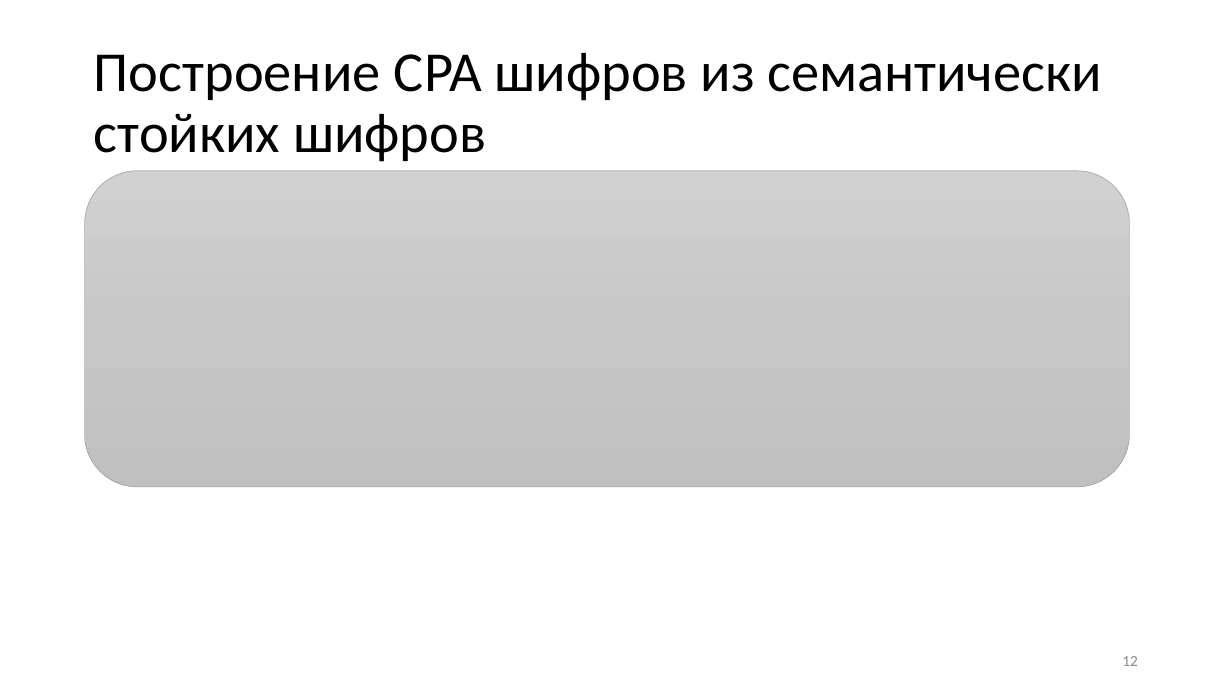
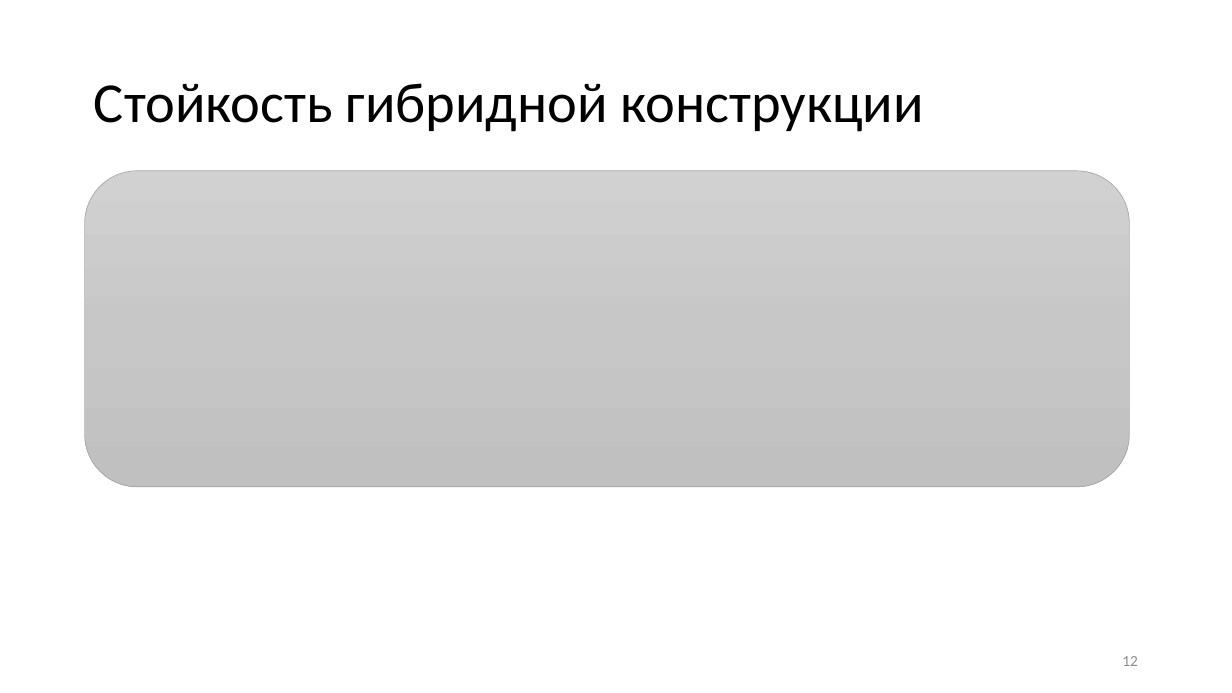
Before and after one commit to CryptoCourse/CryptoLectures, a slide deck: slide 12 of Lectures/Lecture8.pptx. Drawn at 1232x693 pixels with LibreOffice and Linux fonts; fonts in the diff are those of the drawing; grey boxes stand for pictures. Boxes give left, top, right and bottom in pixels: in the first picture for what was removed or moved away, otherwise in the second. Text is boxed around its words. In the diff, an @@ line names an element or a change of style, - is before the commit and + after.

```diff
--- a/Lectures/Lecture8.pptx
+++ b/Lectures/Lecture8.pptx
@@ title at <box>94,83,924,132</box>: text changed @@
-Построение CPA шифров из семантически стойких шифров
+Стойкость гибридной конструкции
```
Also in this commit, not shown: 8 other slides changed.
